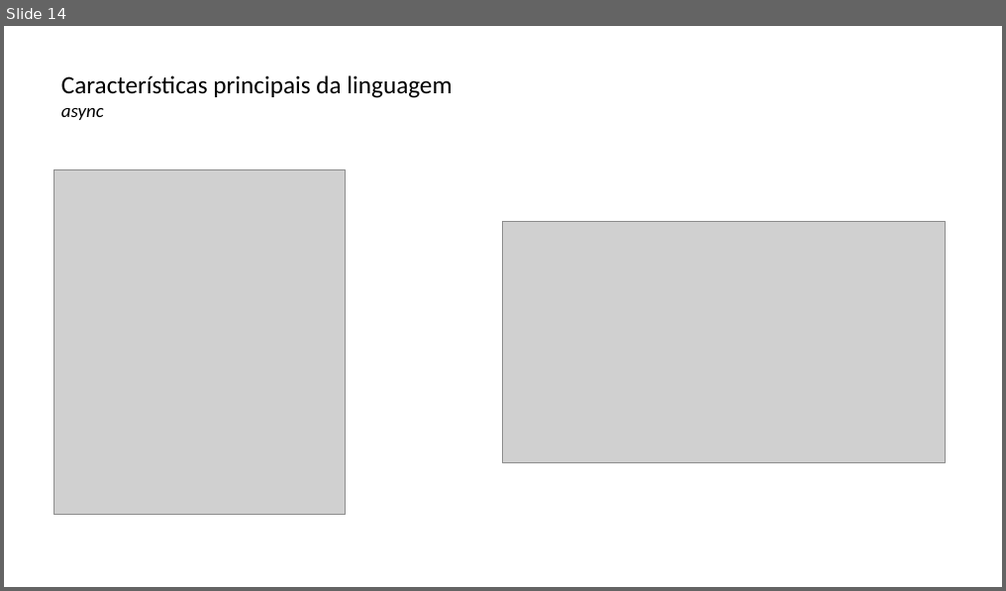
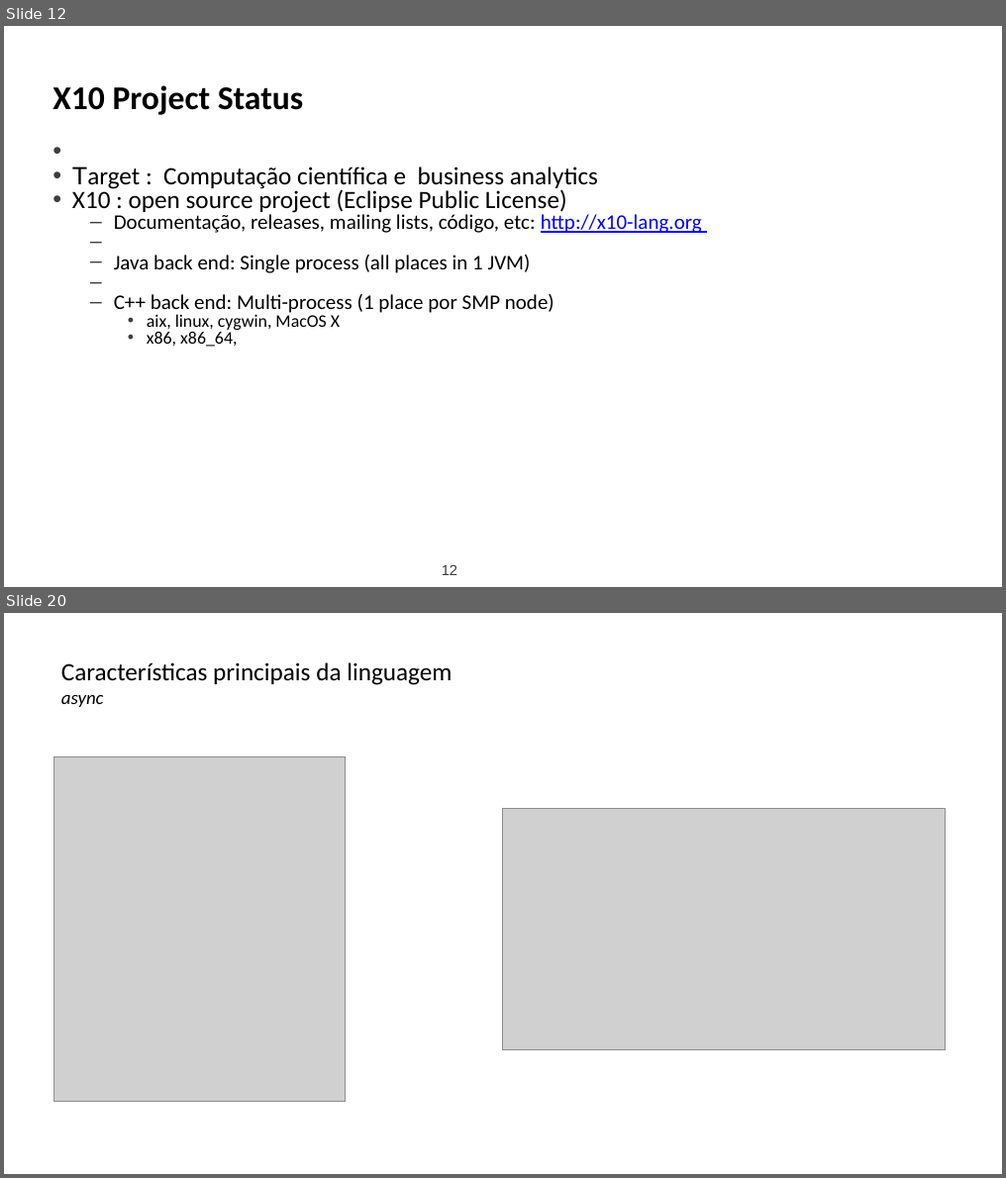
Before and after one commit to lquatrin/inf2591, a slide deck: x10.pptx. Shown one above the other, each under a label of ours: slide 14 before the commit, slides 12 and 20 after it; the slides between them are not shown. The pictures are 1006x591 and 1006x1178 pixels, drawn with LibreOffice and Linux fonts; fonts in the diff are those of the drawing; grey boxes stand for pictures. Boxes give left, top, right and bottom in pixels: in the first picture for what was removed or moved away, otherwise in the second. Text is boxed around its words. In the diff, an @@ line names an element or a change of style, - is before the commit and + after.

```diff
--- a/x10.pptx
+++ b/x10.pptx
@@ slide 12 added at (x1=4, y1=26, x2=1002, y2=587), background #FFFFFF @@
@@ text added at (x1=53, y1=85, x2=304, y2=115), 32 pt, text #000000, bold @@
+X10 Project Status
@@ text added at (x1=72, y1=167, x2=702, y2=347), 20 pt, text #000000 @@
+• Target : Computação científica e business analytics
+• X10 : open source project (Eclipse Public License)
+  – Documentação, releases, mailing lists, código, etc: http://x10-lang.org
+  – Java back end: Single process (all places in 1 JVM)
+  – C++ back end: Multi-process (1 place por SMP node)
+    • aix, linux, cygwin, MacOS X
+    • x86, x86_64,
@@ page number added at (x1=442, y1=565, x2=457, y2=575), 14 pt, text #3A3A3A @@
+12
@@ what was slide 14 is now slide 20 @@
```
Also in this commit, not shown: 21 slides changed, 6 other slides added, 1 slide removed.
